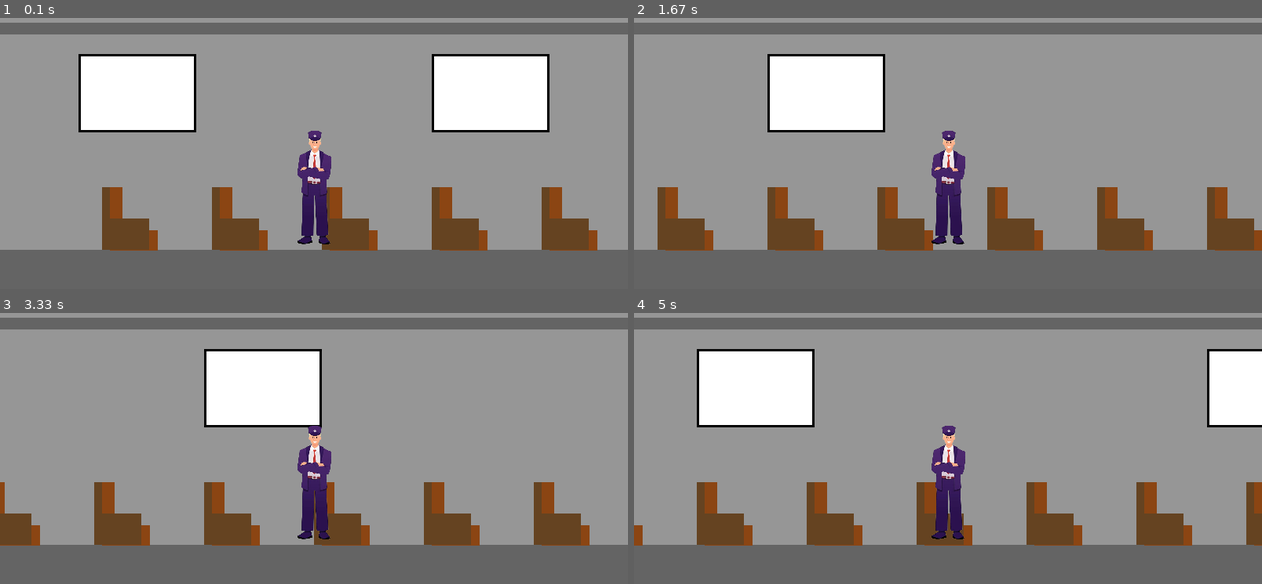
Above: before the commit, frames 1-4 (two rows, left to right).
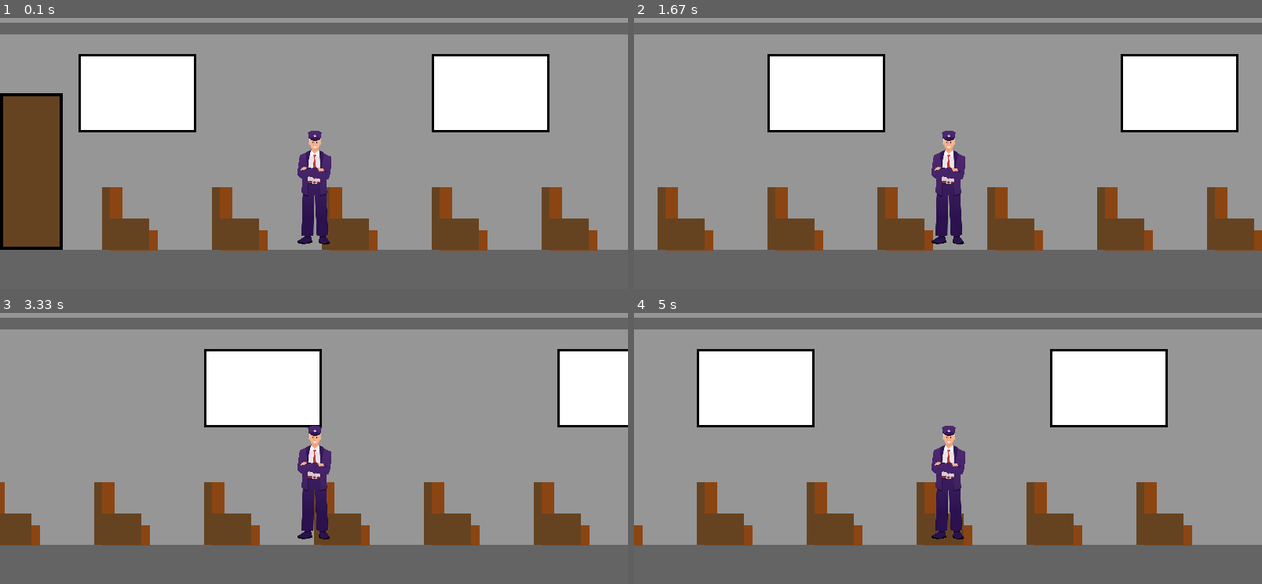
Above: after the commit, the same moments.

Repository: alien1105/pygame_final_project
Game: pygame game, started from main.py
Two runs of this game, one before a commit and one after it. Both use one fixed random seed, a clock stepped at 60 frames per second and the inputs below.
Inputs:
- Up to frame 1 (0.1 s): no input
- Up to frame 2 (1.67 s): hold F 0.33-0.8 s; hold Right 0.33-0.8 s; hold Right 0.83-1.3 s; hold Right from 1.33 s (still down)
- Up to frame 3 (3.33 s): release Right at 1.8 s; hold Left 1.83-2.37 s; hold Left 2.4-2.8 s; hold Right from 2.83 s (still down)
- Up to frame 4 (5 s): release Right at 3.47 s; hold Left 3.5-3.97 s; hold Right 4-4.47 s; hold Right 4.5-4.97 s

The runs differ from the first frame. In frame 1, 5.8% of the frame differs, in the area x 0-10%, y 27-86%; in frame 2, 5.4%; in frame 3, 3.3%; in frame 4, 8.5%, in the area x 66-100%, y 13-86%.

Commit message:
新增連接處，第二節車廂及駕駛室

Diff:
--- a/main.py
+++ b/main.py
@@ -5,8 +5,10 @@
 pygame.init()
 
 # 2. 設定視窗大小與標題
-WIDTH, HEIGHT = 800, 400
-WORLD_WIDTH = 2000 # 設定一個比螢幕寬的遊戲世界
+WIDTH, HEIGHT = 800, 400 # 螢幕大小
+CARRIAGE_WIDTH = 1600 # 車廂場景的寬度
+COCKPIT_WIDTH = 500 # 駕駛艙場景的寬度
+CONNECTION_WIDTH = 400 # 連接處場景的寬度
 screen = pygame.display.set_mode((WIDTH, HEIGHT))
 pygame.display.set_caption("列車長模擬器")
 
@@ -23,6 +25,8 @@
 BLACK = (0, 0, 0)
 BROWN = (139, 69, 19) # 座椅顏色
 DARK_BROWN = (101, 67, 33) # 座椅暗面顏色
+RED = (255, 0, 0) # 按鈕顏色
+GREEN = (0, 255, 0) # 按鈕顏色
 
 # 3. 載入並設定列車長
 try:
@@ -49,36 +53,137 @@
 # 攝影機的 X 軸位置
 camera_x = 0
 
+# --- 場景管理 ---
+current_scene = 'CARRIAGE_1' # 初始場景
+
+# 定義每個場景的互動門
+DOOR_HEIGHT = 200
+DOOR_WIDTH = 80
+doors = {
+    'CARRIAGE_1': {
+        'cockpit_door': pygame.Rect(0, HEIGHT - FLOOR_HEIGHT - DOOR_HEIGHT, DOOR_WIDTH, DOOR_HEIGHT),
+        'exit_door': pygame.Rect(CARRIAGE_WIDTH - DOOR_WIDTH, HEIGHT - FLOOR_HEIGHT - DOOR_HEIGHT, DOOR_WIDTH, DOOR_HEIGHT),
+    },
+    'CONNECTION': {
+        'entry_door_1': pygame.Rect(0, HEIGHT - FLOOR_HEIGHT - DOOR_HEIGHT, DOOR_WIDTH, DOOR_HEIGHT),
+        'exit_door_2': pygame.Rect(CONNECTION_WIDTH - DOOR_WIDTH, HEIGHT - FLOOR_HEIGHT - DOOR_HEIGHT, DOOR_WIDTH, DOOR_HEIGHT),
+    },
+    'CARRIAGE_2': {
+        'entry_door': pygame.Rect(0, HEIGHT - FLOOR_HEIGHT - DOOR_HEIGHT, DOOR_WIDTH, DOOR_HEIGHT),
+    }
+    ,
+    'COCKPIT': {
+        'exit_door': pygame.Rect(COCKPIT_WIDTH - DOOR_WIDTH, HEIGHT - FLOOR_HEIGHT - DOOR_HEIGHT, DOOR_WIDTH, DOOR_HEIGHT),
+    }
+}
+
 def draw_background(camera_offset_x):
     """繪製背景、地板和窗戶，根據攝影機位置調整"""
     # 畫背景 (車廂內部牆壁)
     screen.fill(GRAY)
 
     # 畫車廂地板
-    pygame.draw.rect(screen, DARK_GRAY, (0 - camera_offset_x, HEIGHT - FLOOR_HEIGHT, WORLD_WIDTH, FLOOR_HEIGHT))
+    # 根據當前場景決定地板寬度
+    if 'CARRIAGE' in current_scene:
+        scene_width = CARRIAGE_WIDTH
+    elif current_scene == 'CONNECTION':
+        scene_width = CONNECTION_WIDTH
+    else: # COCKPIT
+        scene_width = COCKPIT_WIDTH
+    pygame.draw.rect(screen, DARK_GRAY, (0 - camera_offset_x, HEIGHT - FLOOR_HEIGHT, scene_width, FLOOR_HEIGHT))
 
     # 畫上方的行李架
-    pygame.draw.rect(screen, DARK_GRAY, (0 - camera_offset_x, 60, WORLD_WIDTH, 15))
-
-    # 使用迴圈畫出所有座椅
-    # 產生 10 個座椅，間隔 140
-    chair_positions = [140 + i * 140 for i in range(10)]
+    pygame.draw.rect(screen, DARK_GRAY, (0 - camera_offset_x, 60, scene_width, 15))
+
+    # 根據當前場景繪製特定物件
+    if 'CARRIAGE' in current_scene:
+        draw_carriage_scene(camera_offset_x, current_scene)
+    elif current_scene == 'CONNECTION':
+        draw_connection_scene(camera_offset_x)
+    elif current_scene == 'COCKPIT':
+        draw_cockpit_scene(camera_offset_x)
+
+def draw_carriage_scene(camera_offset_x, scene_name):
+    """繪製指定車廂內的物件 (座椅、窗戶、門)"""
+    # 畫座椅
+    chair_positions = [140 + i * 140 for i in range(8)]
     for pos in chair_positions:
         draw_side_chair(pos, camera_offset_x)
-
-    # 畫幾個車窗作為背景裝飾 (現在也需要考慮攝影機位置)
-    window_1_rect = pygame.Rect(100 - camera_offset_x, 100, 150, 100)
-    pygame.draw.rect(screen, WHITE, window_1_rect)
-    pygame.draw.rect(screen, BLACK, window_1_rect, 3) # 窗框
-
-    window_2_rect = pygame.Rect(550 - camera_offset_x, 100, 150, 100)
-    pygame.draw.rect(screen, WHITE, window_2_rect)
-    pygame.draw.rect(screen, BLACK, window_2_rect, 3) # 窗框
-
-    # 增加更多窗戶來填滿更寬的世界
-    window_3_rect = pygame.Rect(1200 - camera_offset_x, 100, 150, 100)
-    pygame.draw.rect(screen, WHITE, window_3_rect)
-    pygame.draw.rect(screen, BLACK, window_3_rect, 3) # 窗框
+    # 畫窗戶
+    for i in range(3):
+        win_rect = pygame.Rect(100 + i * 450 - camera_offset_x, 100, 150, 100)
+        pygame.draw.rect(screen, WHITE, win_rect)
+        pygame.draw.rect(screen, BLACK, win_rect, 3)
+    # 根據是哪個車廂，畫對應的門
+    if scene_name == 'CARRIAGE_1': # 車廂1有兩個門
+        # 畫右邊通往連接處的門
+        exit_door_rect = doors['CARRIAGE_1']['exit_door']
+        exit_door_screen_rect = exit_door_rect.move(-camera_offset_x, 0)
+        pygame.draw.rect(screen, DARK_BROWN, exit_door_screen_rect)
+        pygame.draw.rect(screen, BLACK, exit_door_screen_rect, 4)
+        # 畫左邊通往駕駛艙的門
+        cockpit_door_rect = doors['CARRIAGE_1']['cockpit_door']
+        cockpit_door_screen_rect = cockpit_door_rect.move(-camera_offset_x, 0)
+        pygame.draw.rect(screen, DARK_BROWN, cockpit_door_screen_rect)
+        pygame.draw.rect(screen, BLACK, cockpit_door_screen_rect, 4)
+    else: # CARRIAGE_2 只有一個門
+        entry_door_rect = doors['CARRIAGE_2']['entry_door']
+        entry_door_screen_rect = entry_door_rect.move(-camera_offset_x, 0)
+        pygame.draw.rect(screen, DARK_BROWN, entry_door_screen_rect)
+        pygame.draw.rect(screen, BLACK, entry_door_screen_rect, 4)
+
+def draw_cockpit_scene(camera_offset_x):
+    """繪製駕駛艙內的物件"""
+    # 畫一個大的駕駛窗
+    cockpit_window_rect = pygame.Rect(20 - camera_offset_x, 80, 300, 150)
+    pygame.draw.rect(screen, WHITE, cockpit_window_rect) # 窗戶玻璃
+    pygame.draw.rect(screen, BLACK, cockpit_window_rect, 4) # 窗框
+
+    # --- 畫側視的操作台 ---
+    x_pos = 20
+    # 操作台側面 (多邊形)
+    console_side_points = [
+        (x_pos - camera_offset_x, HEIGHT - FLOOR_HEIGHT - 120), # 左上
+        (x_pos + 300 - camera_offset_x, HEIGHT - FLOOR_HEIGHT - 80), # 右上 (斜面)
+        (x_pos + 300 - camera_offset_x, HEIGHT - FLOOR_HEIGHT), # 右下
+        (x_pos - camera_offset_x, HEIGHT - FLOOR_HEIGHT), # 左下
+    ]
+    pygame.draw.polygon(screen, GRAY, console_side_points)
+    pygame.draw.polygon(screen, BLACK, console_side_points, 3)
+
+    # 操作台正面 (深色矩形，製造立體感)
+    pygame.draw.rect(screen, DARK_GRAY, (x_pos - 10 - camera_offset_x, HEIGHT - FLOOR_HEIGHT - 120, 10, 120))
+
+    # 在斜面上畫按鈕
+    pygame.draw.circle(screen, RED, (x_pos + 50 - camera_offset_x, HEIGHT - FLOOR_HEIGHT - 105), 10)
+    pygame.draw.circle(screen, GREEN, (x_pos + 90 - camera_offset_x, HEIGHT - FLOOR_HEIGHT - 100), 10)
+
+    # 畫駕駛艙的出口門
+    exit_door_rect = doors['COCKPIT']['exit_door']
+    exit_door_screen_rect = exit_door_rect.move(-camera_offset_x, 0)
+    pygame.draw.rect(screen, DARK_BROWN, exit_door_screen_rect)
+    pygame.draw.rect(screen, BLACK, exit_door_screen_rect, 4)
+
+def draw_connection_scene(camera_offset_x):
+    """繪製連接處的物件 (廁所、下車門、通道門)"""
+    # 畫廁所門
+    toilet_rect = pygame.Rect(150 - camera_offset_x, HEIGHT - FLOOR_HEIGHT - 180, 100, 180)
+    pygame.draw.rect(screen, DARK_GRAY, toilet_rect)
+    pygame.draw.rect(screen, BLACK, toilet_rect, 4)
+    # 畫下車門
+    exit_door_rect = pygame.Rect(CONNECTION_WIDTH / 2 - 60 - camera_offset_x, 80, 120, 250)
+    pygame.draw.rect(screen, (50, 50, 80), exit_door_rect)
+    pygame.draw.rect(screen, BLACK, exit_door_rect, 4)
+    # 畫回到車廂1的門
+    door1_rect = doors['CONNECTION']['entry_door_1']
+    door1_screen_rect = door1_rect.move(-camera_offset_x, 0)
+    pygame.draw.rect(screen, DARK_BROWN, door1_screen_rect)
+    pygame.draw.rect(screen, BLACK, door1_screen_rect, 4)
+    # 畫通往車廂2的門
+    door2_rect = doors['CONNECTION']['exit_door_2']
+    door2_screen_rect = door2_rect.move(-camera_offset_x, 0)
+    pygame.draw.rect(screen, DARK_BROWN, door2_screen_rect)
+    pygame.draw.rect(screen, BLACK, door2_screen_rect, 4)
 
 def draw_side_chair(x_pos, camera_offset_x):
     """在指定 x 位置繪製一個側著的椅子"""
@@ -114,13 +219,69 @@
 # 4. 遊戲主迴圈
 running = True
 while running:
-    # --- A. 偵測事件 (關閉視窗、按鍵等) ---
+    # --- A. 事件偵測 ---
     for event in pygame.event.get():
         if event.type == pygame.QUIT:
             running = False # 結束迴圈
 
-    # --- B. 遊戲邏輯與角色移動 ---
+        # 偵測 'F' 鍵按下事件
+        if event.type == pygame.KEYDOWN:
+            if event.key == pygame.K_f:
+                # 在第一個車廂，準備進入連接處
+                if current_scene == 'CARRIAGE_1':
+                    # 檢查是否在右邊的門 (去連接處)
+                    if conductor_rect.colliderect(doors['CARRIAGE_1']['exit_door']):
+                        current_scene = 'CONNECTION'
+                        # 將玩家位置重設到連接處的入口
+                        conductor_rect.x = doors['CONNECTION']['entry_door_1'].right + 10
+                        camera_x = 0 # 重設攝影機
+                    # 檢查是否在左邊的門 (去駕駛艙)
+                    elif conductor_rect.colliderect(doors['CARRIAGE_1']['cockpit_door']):
+                        current_scene = 'COCKPIT'
+                        conductor_rect.x = doors['COCKPIT']['exit_door'].left - conductor_rect.width - 10
+                        camera_x = 0 # 重設攝影機
+
+                # 在連接處，準備回到第一個車廂
+                elif current_scene == 'CONNECTION':
+                    # 檢查是否在左邊的門 (回車廂1)
+                    if conductor_rect.colliderect(doors['CONNECTION']['entry_door_1']):
+                        current_scene = 'CARRIAGE_1'
+                        # 將玩家位置重設到車廂的門口
+                        conductor_rect.x = doors['CARRIAGE_1']['exit_door'].left - conductor_rect.width - 10
+                        # 攝影機跟隨
+                        camera_x = conductor_rect.centerx - (WIDTH // 2)
+                    # 檢查是否在右邊的門 (去車廂2)
+                    elif conductor_rect.colliderect(doors['CONNECTION']['exit_door_2']):
+                        current_scene = 'CARRIAGE_2'
+                        # 將玩家位置重設到車廂2的入口
+                        conductor_rect.x = doors['CARRIAGE_2']['entry_door'].right + 10
+                        camera_x = 0 # 重設攝影機
+
+                # 在第二個車廂，準備回到連接處
+                elif current_scene == 'CARRIAGE_2':
+                    if conductor_rect.colliderect(doors['CARRIAGE_2']['entry_door']):
+                        current_scene = 'CONNECTION'
+                        conductor_rect.x = doors['CONNECTION']['exit_door_2'].left - conductor_rect.width - 10
+
+                # 在駕駛艙，準備回到第一個車廂
+                elif current_scene == 'COCKPIT':
+                    if conductor_rect.colliderect(doors['COCKPIT']['exit_door']):
+                        current_scene = 'CARRIAGE_1'
+                        conductor_rect.x = doors['CARRIAGE_1']['cockpit_door'].right + 10
+
+    # --- B. 遊戲邏輯 ---
+    # 根據當前場景設定世界邊界
+    if 'CARRIAGE' in current_scene:
+        current_world_width = CARRIAGE_WIDTH
+    elif current_scene == 'CONNECTION':
+        current_world_width = CONNECTION_WIDTH
+    else: # COCKPIT
+        current_world_width = COCKPIT_WIDTH
+
     keys = pygame.key.get_pressed()
+
+    # 記錄移動前的位置，用於碰撞後的位置修正
+    prev_x = conductor_rect.x
 
     # 偵測左右方向鍵
     if keys[pygame.K_LEFT]:
@@ -128,11 +289,11 @@
     if keys[pygame.K_RIGHT]:
         conductor_rect.x += PLAYER_SPEED
 
-    # 世界邊界限制 (不讓列車長走出我們設定的世界)
+    # 當前場景的世界邊界限制
     if conductor_rect.left < 0:
         conductor_rect.left = 0
-    if conductor_rect.right > WORLD_WIDTH:
-        conductor_rect.right = WORLD_WIDTH
+    if conductor_rect.right > current_world_width:
+        conductor_rect.right = current_world_width
 
     # 更新攝影機位置，使其跟隨玩家，讓玩家保持在畫面中央
     camera_x = conductor_rect.centerx - (WIDTH // 2)
@@ -140,8 +301,8 @@
     # 限制攝影機的移動範圍，避免在世界邊緣看到空白區域
     if camera_x < 0:
         camera_x = 0
-    if camera_x > WORLD_WIDTH - WIDTH:
-        camera_x = WORLD_WIDTH - WIDTH
+    if camera_x > current_world_width - WIDTH:
+        camera_x = current_world_width - WIDTH
 
     # --- C. 畫面繪製 ---
     draw_background(camera_x)
Not shown, added: .gitignore
